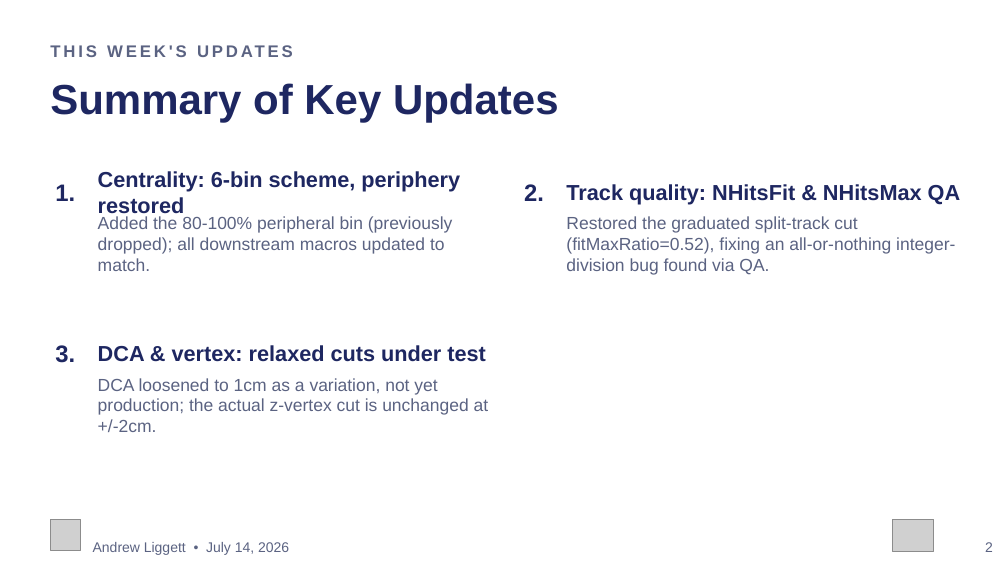
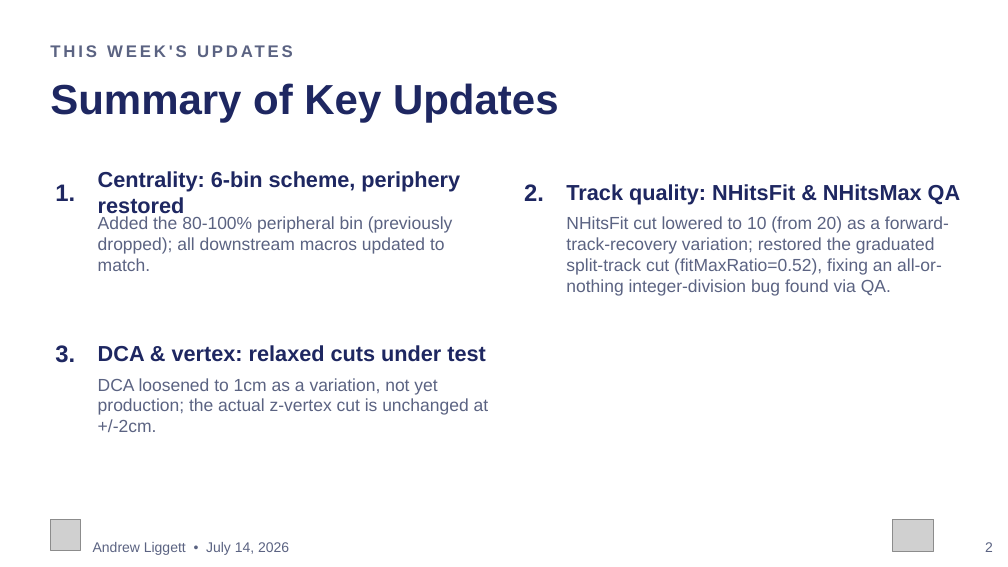
Before and after one commit to liggett2820/lightflavorspectra_OO200, a slide deck: slide 2 of docs/OO200_Spectra_Status_Update.pptx. Drawn at 1008x567 pixels with LibreOffice and Linux fonts; fonts in the diff are those of the drawing; grey boxes stand for pictures. Boxes give left, top, right and bottom in pixels: in the first picture for what was removed or moved away, otherwise in the second. Text is boxed around its words. In the diff, an @@ line names an element or a change of style, - is before the commit and + after.

Commit message:
Add NHitsFit cut (20->10) to summary slide's track-quality bullet

```diff
--- a/docs/OO200_Spectra_Status_Update.pptx
+++ b/docs/OO200_Spectra_Status_Update.pptx
@@ text at (x1=566, y1=216, x2=949, y2=296): text changed @@
-Restored the graduated split-track cut (fitMaxRatio=0.52), fixing an all-or-nothing integer-division bug found via QA.
+NHitsFit cut lowered to 10 (from 20) as a forward-track-recovery variation; restored the graduated split-track cut (fitMaxRatio=0.52), fixing an all-or-nothing integer-division bug found via QA.
```
